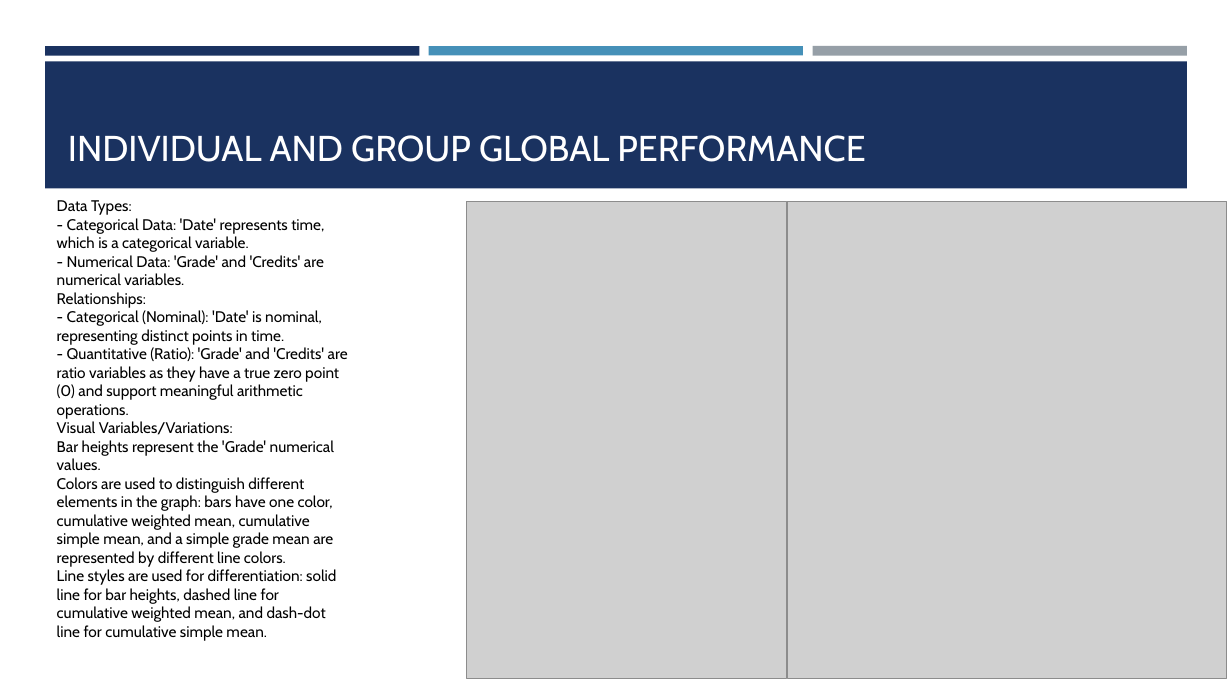
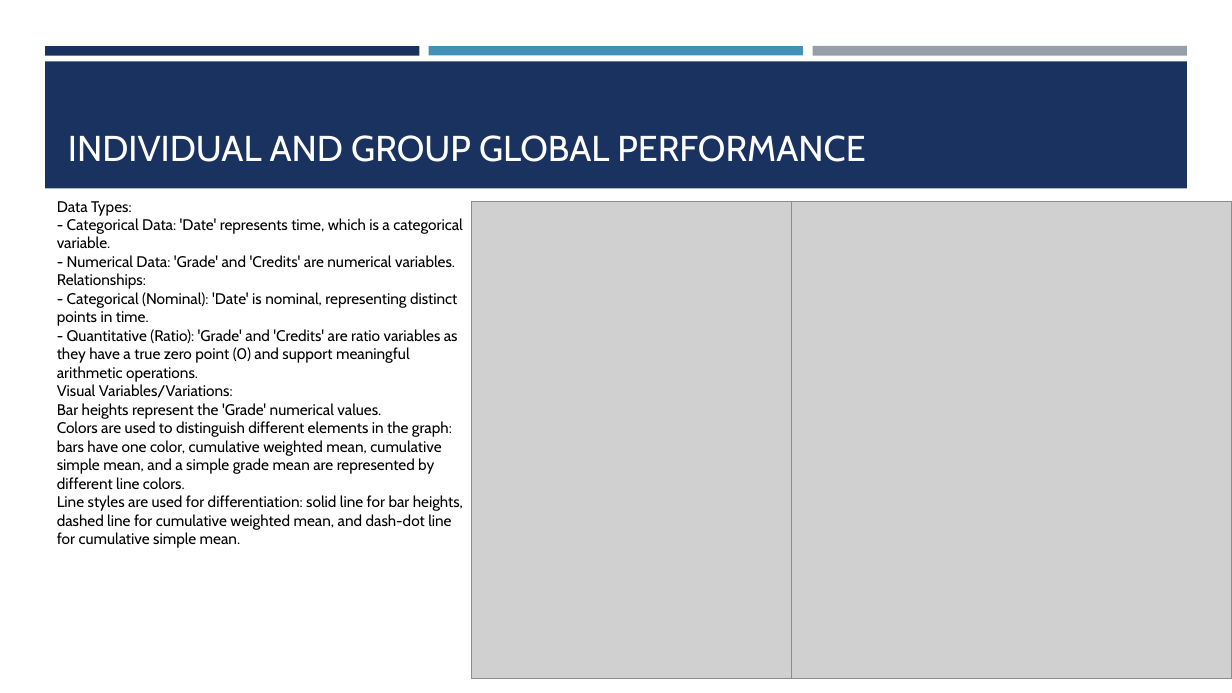
Before and after one commit to francesco-fortunato/VisualAnalytics_HWs, a slide deck: slide 6 of Homework 1/Visual Analytics - Homework I.pptx. Drawn at 1232x693 pixels with LibreOffice and Linux fonts; fonts in the diff are those of the drawing; grey boxes stand for pictures. Boxes give left, top, right and bottom in pixels: in the first picture for what was removed or moved away, otherwise in the second. Text is boxed around its words. In the diff, an @@ line names an element or a change of style, - is before the commit and + after.

```diff
--- a/Homework 1/Visual Analytics - Homework I.pptx
+++ b/Homework 1/Visual Analytics - Homework I.pptx
@@ text "Data Types:" rewrapped from box(57, 200, 348, 641) to box(57, 201, 463, 548) @@
@@ picture: place and size @@
-picture at box(467, 201, 787, 678)
+picture at box(471, 201, 791, 678)
@@ picture: place and size @@
-picture at box(787, 201, 1227, 678)
+picture at box(792, 201, 1232, 678)
```
Also in this commit, not shown: 3 other slides changed, 10 other files.
